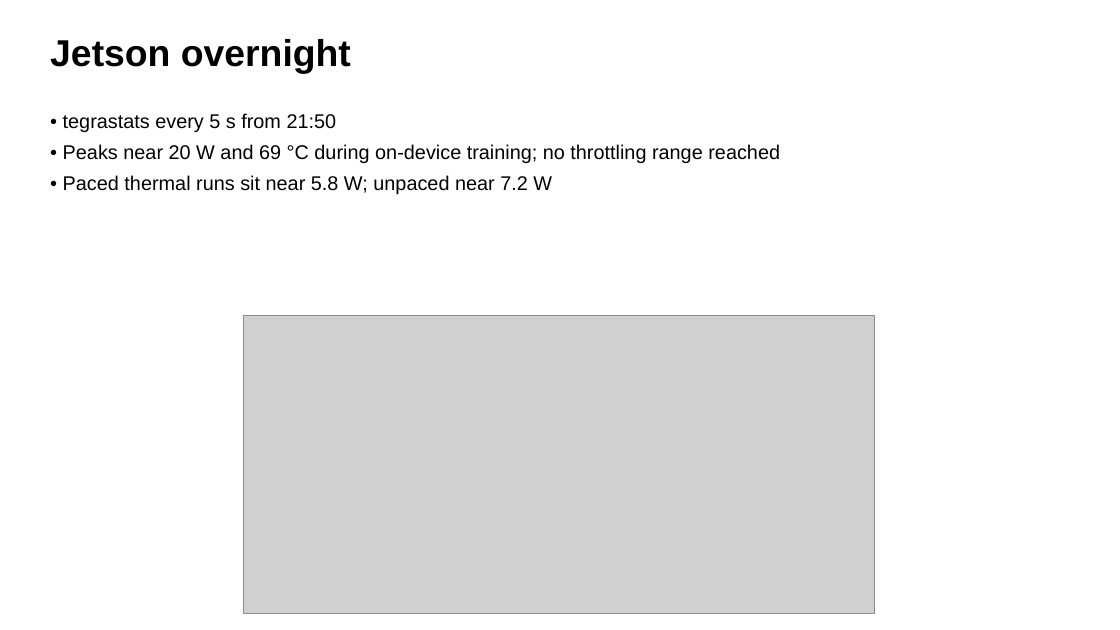
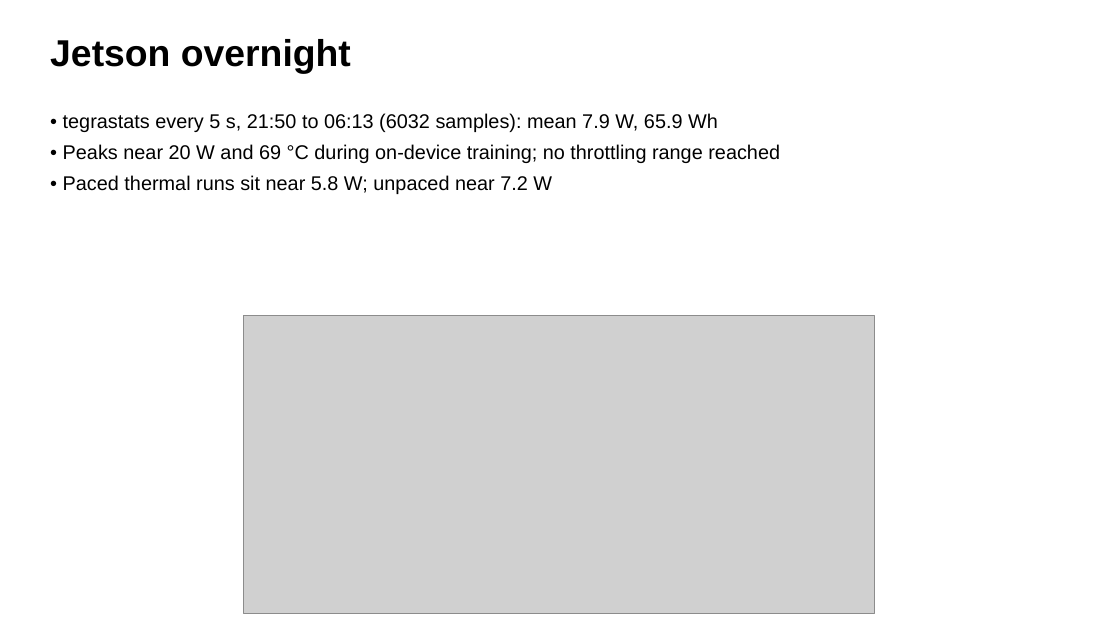
Before and after one commit to alibaduqail/entropy-synth-lab, a slide deck: slide 21 of deliverables/slides/overnight_run_2026-11-24.pptx. Drawn at 1120x630 pixels with LibreOffice and Linux fonts; fonts in the diff are those of the drawing; grey boxes stand for pictures. Boxes give left, top, right and bottom in pixels: in the first picture for what was removed or moved away, otherwise in the second. Text is boxed around its words. In the diff, an @@ line names an element or a change of style, - is before the commit and + after.

Commit message:
Final overnight tegrastats log (21:50-06:13), refreshed power slide

```diff
--- a/deliverables/slides/overnight_run_2026-11-24.pptx
+++ b/deliverables/slides/overnight_run_2026-11-24.pptx
@@ text at <box>63,113,718,132</box>: text changed @@
-• tegrastats every 5 s from 21:50
+• tegrastats every 5 s, 21:50 to 06:13 (6032 samples): mean 7.9 W, 65.9 Wh
```
Also in this commit, not shown: 3 other files.
